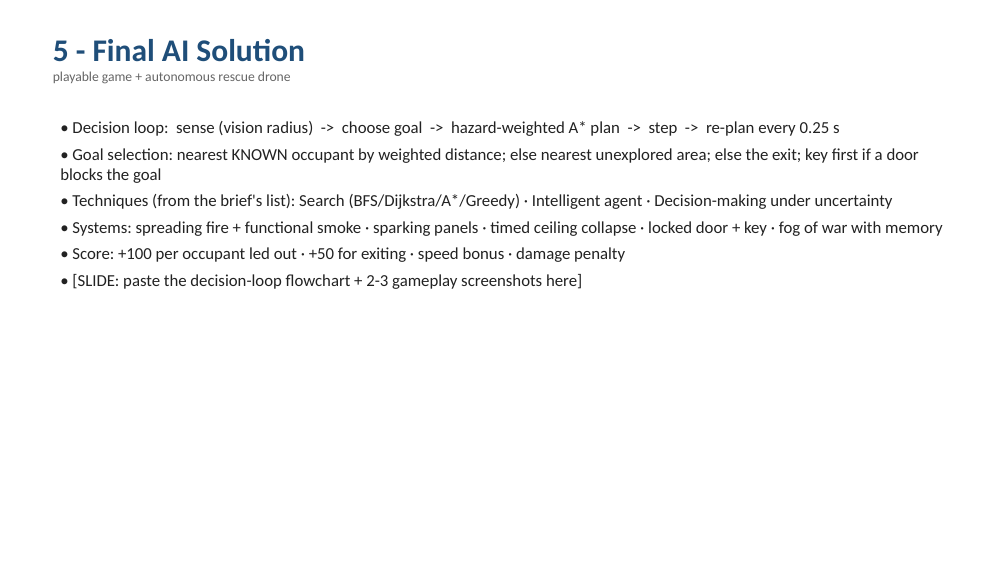
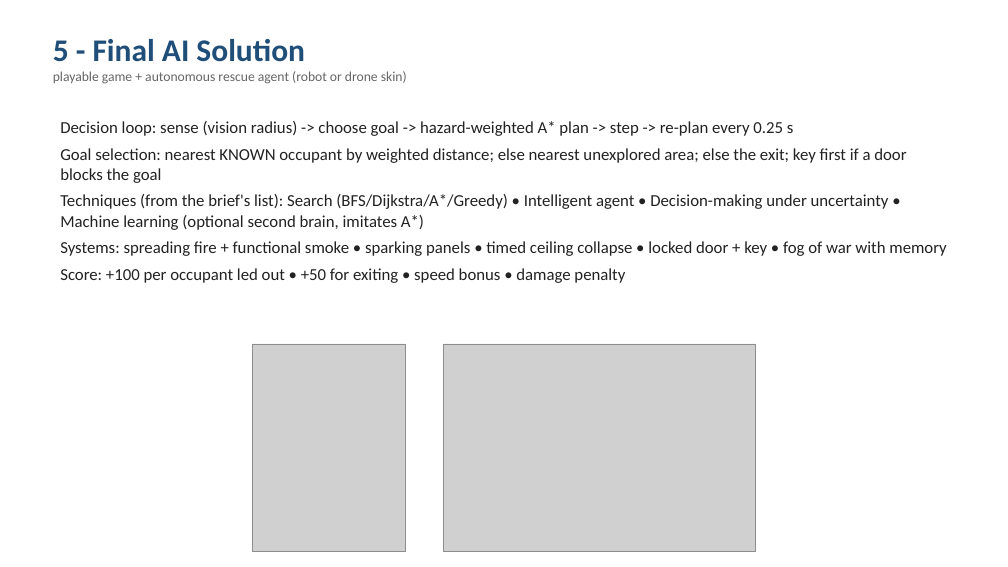
Before and after one commit to Jeb-Lee/CT3201_AI, a slide deck: slide 6 of docs/report/CT3201_Slides.pptx. Drawn at 1008x567 pixels with LibreOffice and Linux fonts; fonts in the diff are those of the drawing; grey boxes stand for pictures. Boxes give left, top, right and bottom in pixels: in the first picture for what was removed or moved away, otherwise in the second. Text is boxed around its words. In the diff, an @@ line names an element or a change of style, - is before the commit and + after.

```diff
--- a/docs/report/CT3201_Slides.pptx
+++ b/docs/report/CT3201_Slides.pptx
@@ text at (x1=53, y1=71, x2=407, y2=84): text changed @@
-playable game + autonomous rescue drone
+playable game + autonomous rescue agent (robot or drone skin)
@@ text at (x1=60, y1=121, x2=946, y2=283): text changed @@
-• Decision loop: sense (vision radius) -> choose goal -> hazard-weighted A* plan -> step -> re-plan every 0.25 s
-• Goal selection: nearest KNOWN occupant by weighted distance; else nearest unexplored area; else the exit; key first if a door blocks the goal
-• Techniques (from the brief's list): Search (BFS/Dijkstra/A*/Greedy) · Intelligent agent · Decision-making under uncertainty
-• Systems: spreading fire + functional smoke · sparking panels · timed ceiling collapse · locked door + key · fog of war with memory
-• Score: +100 per occupant led out · +50 for exiting · speed bonus · damage penalty
-• [SLIDE: paste the decision-loop flowchart + 2-3 gameplay screenshots here]
+Decision loop: sense (vision radius) -> choose goal -> hazard-weighted A* plan -> step -> re-plan every 0.25 s
+Goal selection: nearest KNOWN occupant by weighted distance; else nearest unexplored area; else the exit; key first if a door blocks the goal
+Techniques (from the brief's list): Search (BFS/Dijkstra/A*/Greedy) • Intelligent agent • Decision-making under uncertainty • Machine learning (optional second brain, imitates A*)
+Systems: spreading fire + functional smoke • sparking panels • timed ceiling collapse • locked door + key • fog of war with memory
+Score: +100 per occupant led out • +50 for exiting • speed bonus • damage penalty
@@ picture added at (x1=253, y1=344, x2=405, y2=552) @@
@@ picture added at (x1=444, y1=344, x2=755, y2=552) @@
```
Also in this commit, not shown: 6 other slides changed, 1 slide added.
